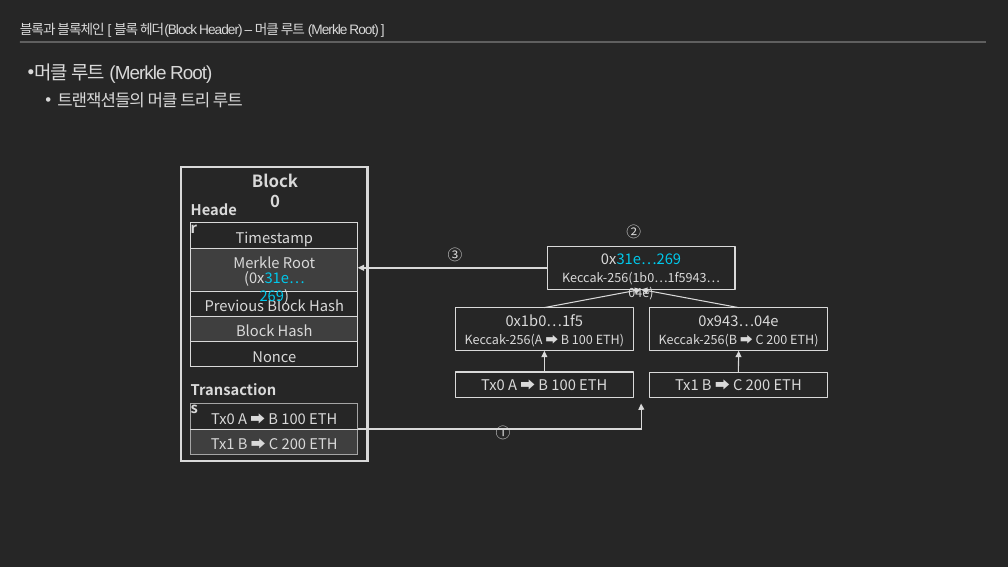
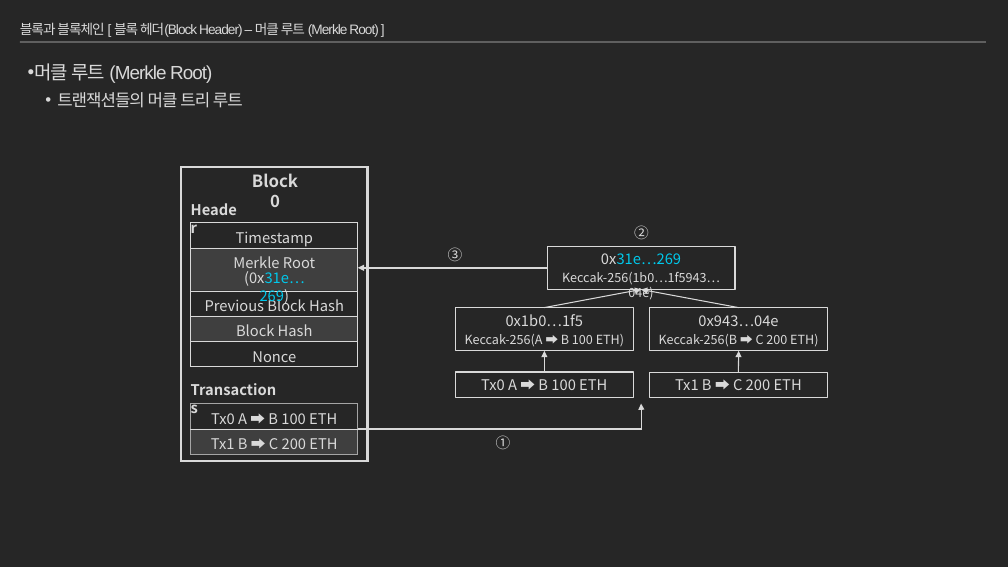
Before and after one commit to moss0801/blockchain-doc, a slide deck: slide 34 of General/Blockchain Part1.pptx (slide 33 before the commit). Drawn at 1008x567 pixels with LibreOffice and Linux fonts; fonts in the diff are those of the drawing. Boxes give left, top, right and bottom in pixels: in the first picture for what was removed or moved away, otherwise in the second. Text is boxed around its words. In the diff, an @@ line names an element or a change of style, - is before the commit and + after.

Commit message:
Blockchain Part1 'DTL', 'block height, depth, confirmation', 'bgp (ing)'

```diff
--- a/General/Blockchain Part1.pptx
+++ b/General/Blockchain Part1.pptx
@@ text "②": place and size @@
-text "②" at box(626, 224, 641, 239)
+text "②" at box(634, 225, 649, 240)
@@ text "①": place and size @@
-text "①" at box(496, 425, 511, 439)
+text "①" at box(496, 435, 511, 449)
```
Also in this commit, not shown: 9 other slides changed, 5 slides added, 5 slides removed.
